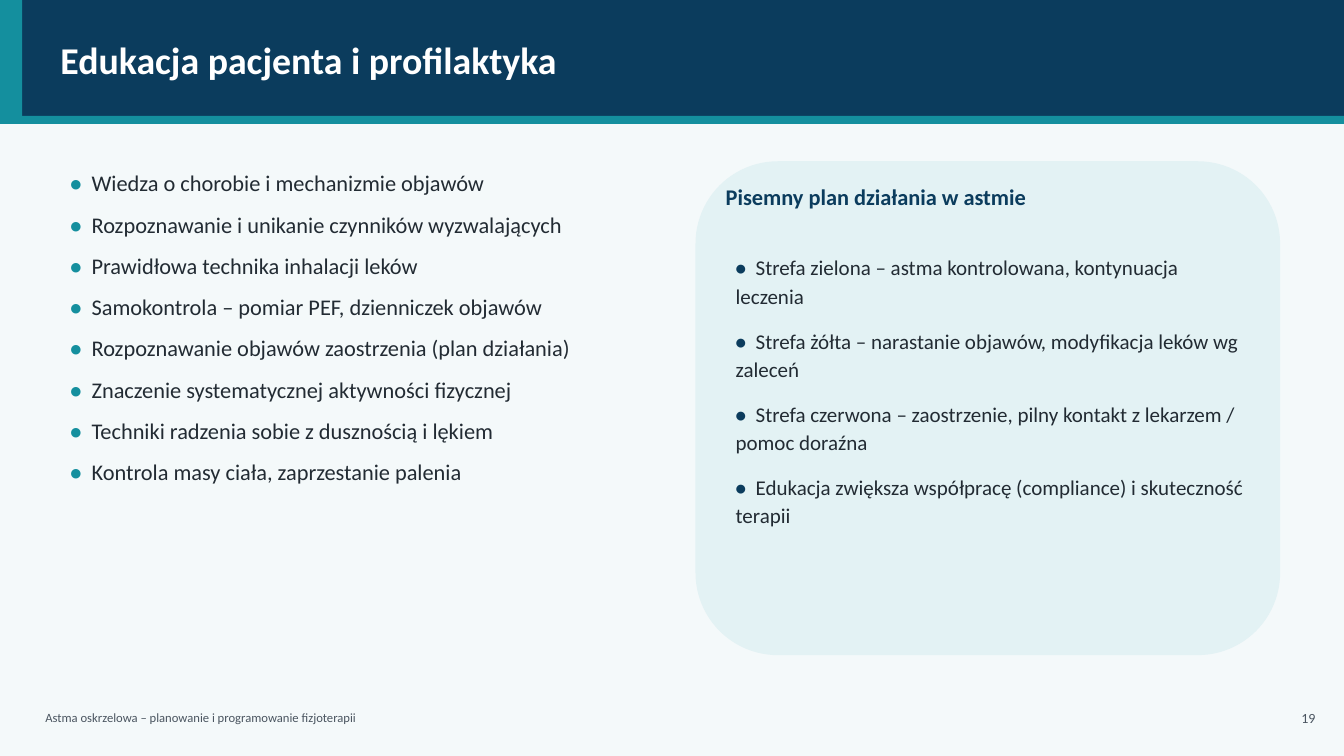
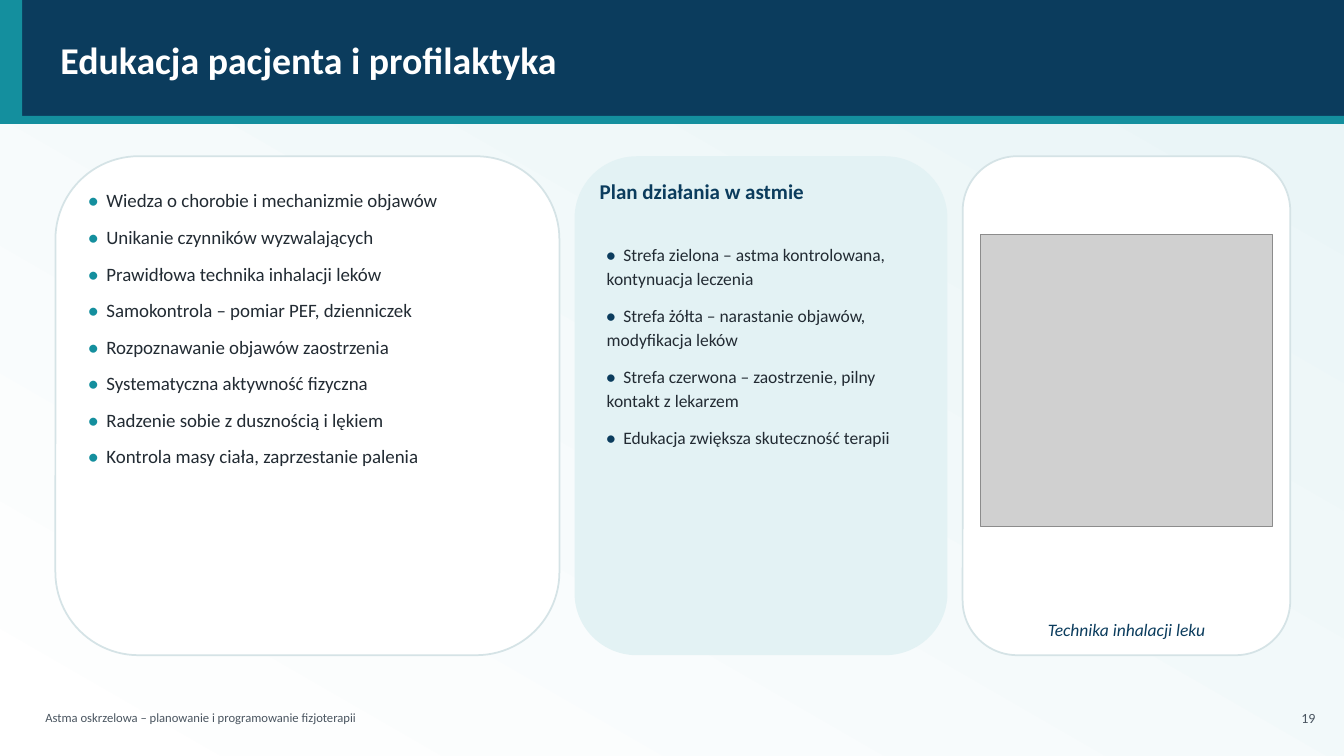
Before and after one commit to ernestkurdziel-max/eqwdfqae, a slide deck: slide 20 of Astma_oskrzelowa_fizjoterapia_prezentacja.pptx. Drawn at 1344x756 pixels with LibreOffice and Linux fonts; fonts in the diff are those of the drawing; grey boxes stand for pictures. Boxes give left, top, right and bottom in pixels: in the first picture for what was removed or moved away, otherwise in the second. Text is boxed around its words. In the diff, an @@ line names an element or a change of style, - is before the commit and + after.

```diff
--- a/Astma_oskrzelowa_fizjoterapia_prezentacja.pptx
+++ b/Astma_oskrzelowa_fizjoterapia_prezentacja.pptx
@@ background #F4F9FA to #FFFFFF @@
@@ rectangle added at bbox=[0, 0, 1344, 756], fill gradient #FFFFFF to #E8F4F6 @@
@@ rounded rectangle added at bbox=[55, 156, 560, 655], fill #FFFFFF, outline #D5E3E6 1.25 pt @@
@@ rounded rectangle: place and size @@
-rounded rectangle at bbox=[696, 161, 1280, 655]
+rounded rectangle at bbox=[575, 156, 948, 655]
@@ rounded rectangle added at bbox=[963, 156, 1291, 655], fill #FFFFFF, outline #D5E3E6 1.25 pt @@
@@ text "• Wiedza o chorobie i ...": place and size @@
-text "• Wiedza o chorobie i ..." at bbox=[92, 175, 570, 484]
+text "• Wiedza o chorobie i ..." at bbox=[106, 194, 437, 466]
@@ text at bbox=[106, 194, 437, 466]: size 16 to 13.5 pt in "• Wiedza o chorobie i mechanizmie objawów", "• Prawidłowa technika inhalacji leków", "• Kontrola masy ciała, zaprzestanie palenia" @@
@@ text at bbox=[600, 184, 804, 199]: text changed; size 16 to 15 pt @@
-Pisemny plan działania w astmie
+Plan działania w astmie
@@ text at bbox=[106, 231, 373, 247]: text changed; size 16 to 13.5 pt @@
-• Rozpoznawanie i unikanie czynników wyzwalających
+• Unikanie czynników wyzwalających
@@ text "• Strefa zielona – astma ...": place and size @@
-text "• Strefa zielona – astma ..." at bbox=[736, 260, 1243, 527]
+text "• Strefa zielona – astma ..." at bbox=[607, 249, 890, 447]
@@ picture added at bbox=[981, 235, 1272, 526] @@
@@ text at bbox=[607, 249, 885, 288]: size 15 to 12.5 pt in "• Strefa zielona – astma kontrolowana, kontynuacja ..."; less space between paragraphs @@
@@ text at bbox=[106, 304, 412, 430]: text changed; size 16 to 13.5 pt @@
-• Samokontrola – pomiar PEF, dzienniczek objawów
-• Rozpoznawanie objawów zaostrzenia (plan działania)
-• Znaczenie systematycznej aktywności fizycznej
-• Techniki radzenia sobie z dusznością i lękiem
+• Samokontrola – pomiar PEF, dzienniczek
+• Rozpoznawanie objawów zaostrzenia
+• Systematyczna aktywność fizyczna
+• Radzenie sobie z dusznością i lękiem
@@ text at bbox=[607, 310, 890, 447]: text changed; size 15 to 12.5 pt @@
-• Strefa żółta – narastanie objawów, modyfikacja leków wg zaleceń
-• Strefa czerwona – zaostrzenie, pilny kontakt z lekarzem / pomoc doraźna
-• Edukacja zwiększa współpracę (compliance) i skuteczność terapii
+• Strefa żółta – narastanie objawów, modyfikacja leków
+• Strefa czerwona – zaostrzenie, pilny kontakt z lekarzem
+• Edukacja zwiększa skuteczność terapii
@@ ellipse added at bbox=[1079, 474, 1344, 756], fill #DDEFF1 @@
@@ ellipse added at bbox=[0, 524, 151, 756], fill #E8F5F0 @@
@@ text added at bbox=[1048, 624, 1205, 639], 12.5 pt, text #0B3C5D, italic @@
+Technika inhalacji leku
```
Also in this commit, not shown: 26 other slides changed, 1 slide added, 1 slide removed, 7 other files.
